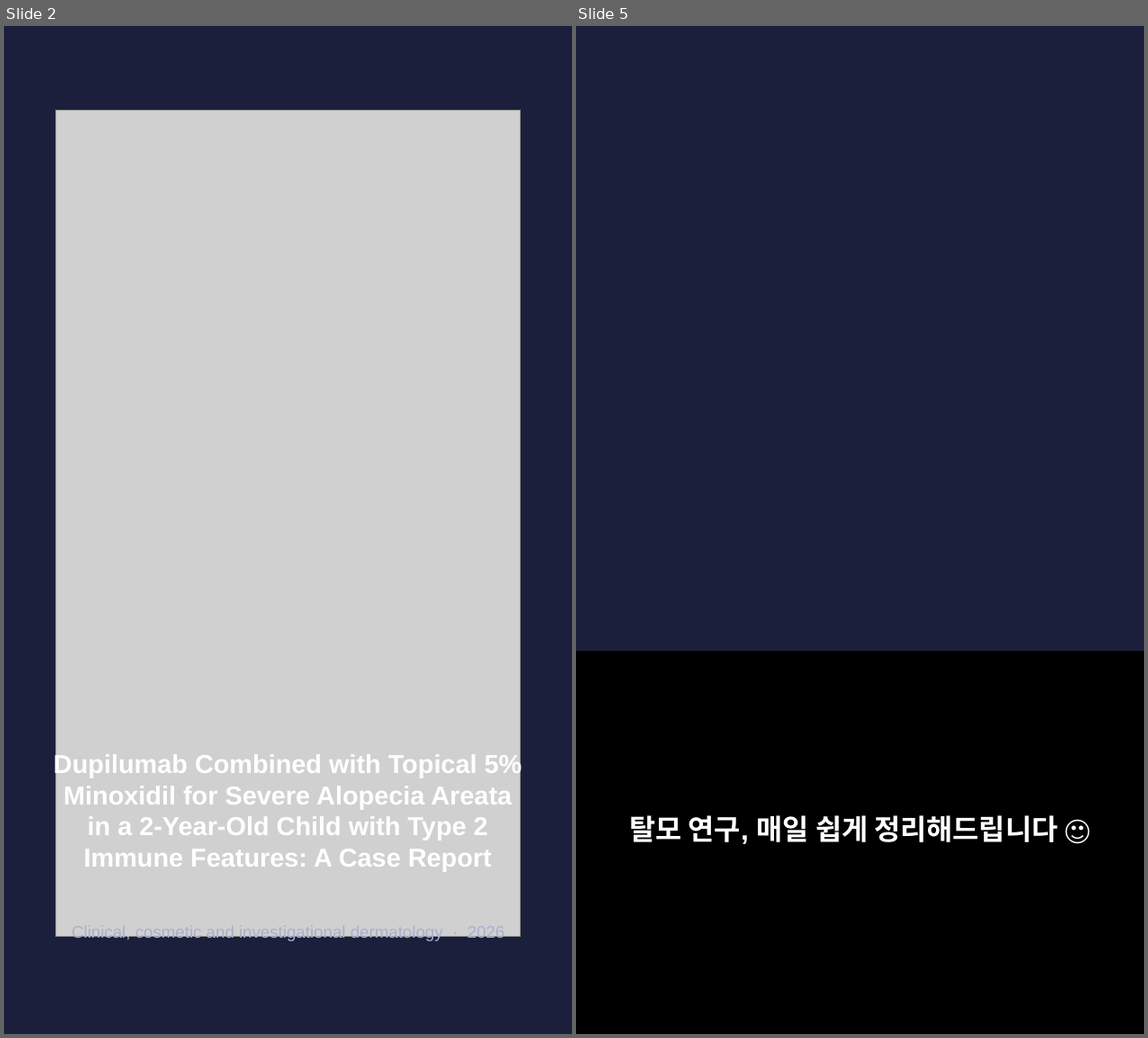
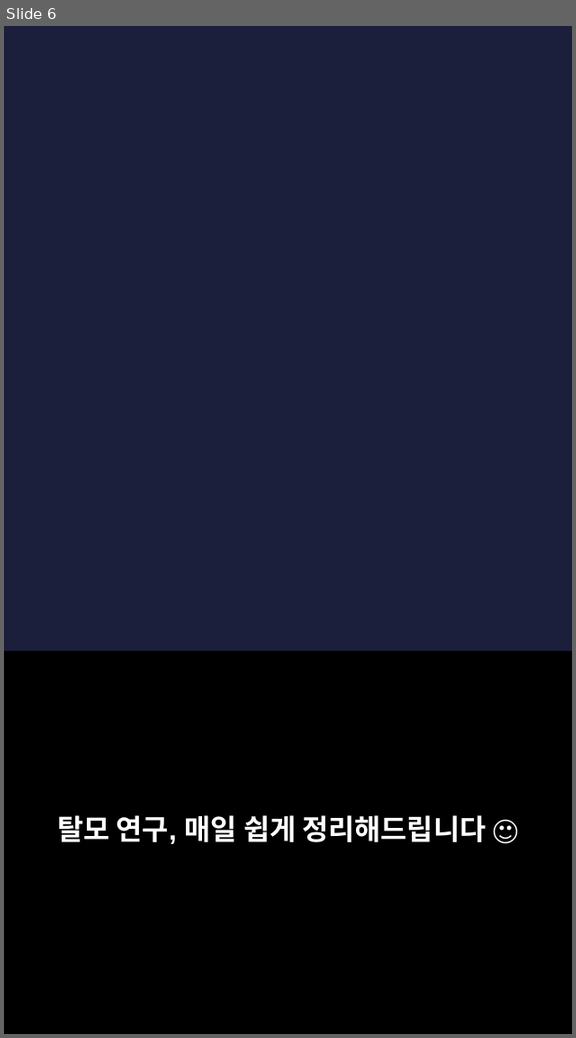
Before and after one commit to hyokang2010-BJ-ANTH/product-builder-test, a slide deck: data/2026-09-11/slides.pptx. Shown side by side, each under a label of ours: slides 2 and 5 before the commit, slide 6 after it; the slides between them are not shown. The pictures are 1148x1038 and 576x1038 pixels, drawn with LibreOffice and Linux fonts; fonts in the diff are those of the drawing; grey boxes stand for pictures; background and template pictures are left out. Boxes give left, top, right and bottom in pixels: in the first picture for what was removed or moved away, otherwise in the second. Text is boxed around its words. In the diff, an @@ line names an element or a change of style, - is before the commit and + after.

```diff
--- a/data/2026-09-11/slides.pptx
+++ b/data/2026-09-11/slides.pptx
@@ slide 2 removed at (4,26,572,1034), background #1B1F3B @@
@@ picture removed at (55,110,521,937) @@
@@ text removed at (54,753,522,871) @@
-Dupilumab Combined with Topical 5% Minoxidil for Severe Alopecia Areata in a 2-Year-Old Child with Type 2 Immune Features: A Case Report
@@ text removed at (72,936,505,941) @@
-Clinical, cosmetic and investigational dermatology · 2026
@@ what was slide 5 is now slide 6 @@
```
Also in this commit, not shown: 2 slides changed, 4 slides added, 2 other slides removed, 25 other files.
